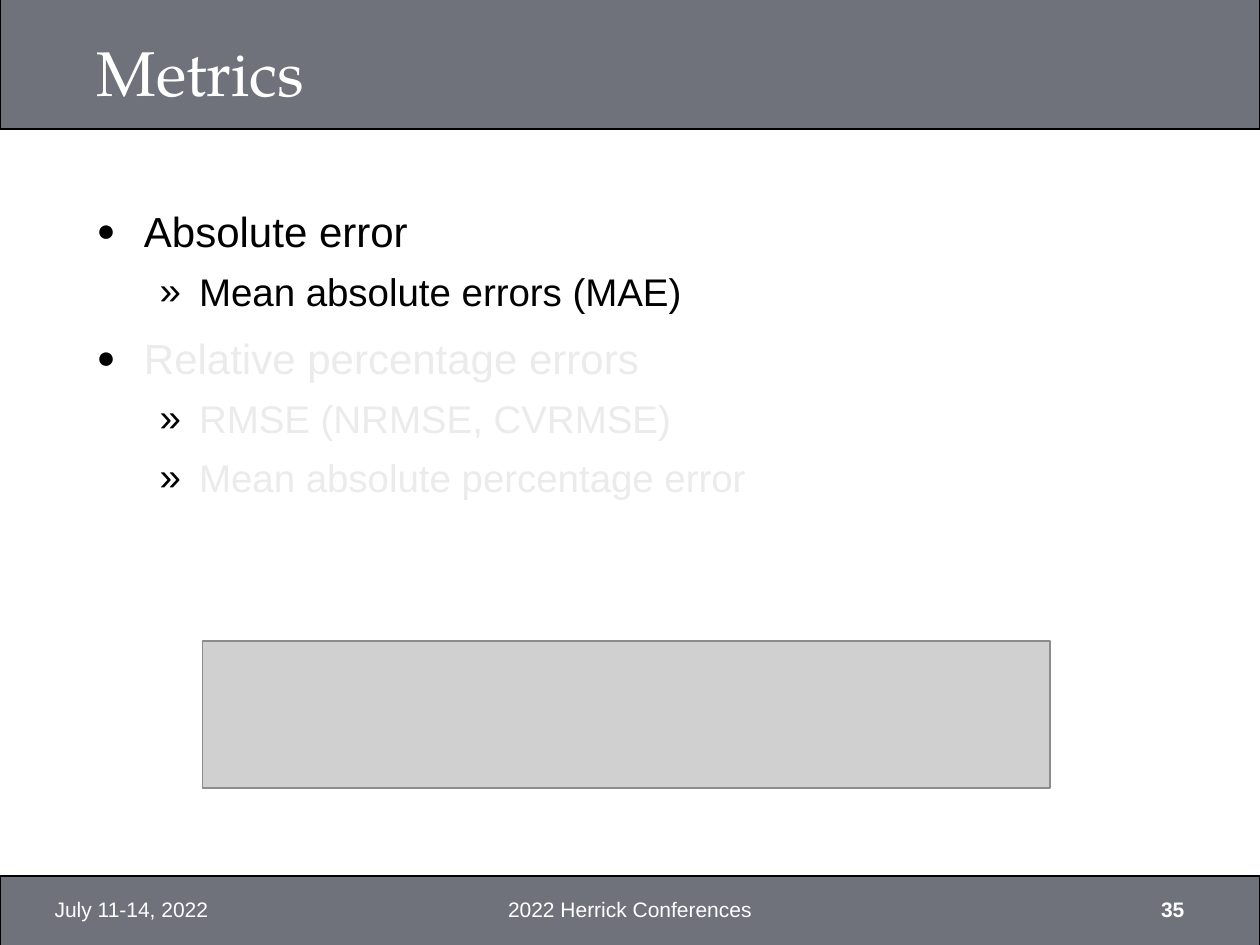
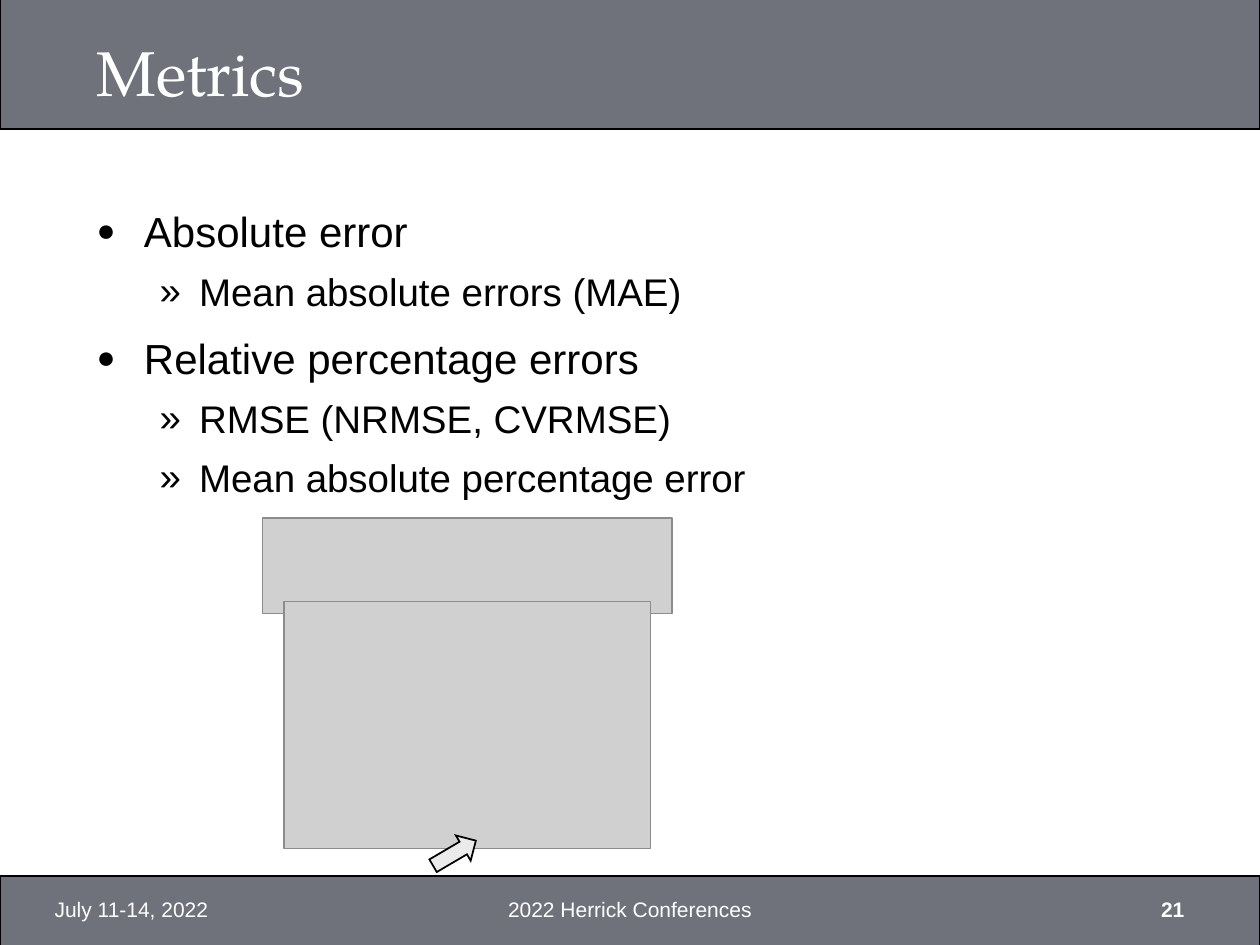
Before and after one commit to xixihaha1995/Hybrid_RC_GGMR, a slide deck: slide 21 of Final/TODO_Recordings.pptx (slide 35 before the commit). Drawn at 1260x945 pixels with LibreOffice and Linux fonts; fonts in the diff are those of the drawing; grey boxes stand for pictures; background and template pictures are left out. Boxes give left, top, right and bottom in pixels: in the first picture for what was removed or moved away, otherwise in the second. Text is boxed around its words. In the diff, an @@ line names an element or a change of style, - is before the commit and + after.

```diff
--- a/Final/TODO_Recordings.pptx
+++ b/Final/TODO_Recordings.pptx
@@ text at bbox=[144, 343, 745, 500]: text colour #EBEBEB to #000000 in "Relative percentage errors", "RMSE (NRMSE, CVRMSE)", "Mean absolute percentage error" @@
@@ picture added at bbox=[262, 518, 672, 614] @@
@@ picture added at bbox=[284, 601, 650, 848] @@
@@ picture removed at bbox=[203, 641, 1050, 789] @@
@@ right arrow added at bbox=[426, 829, 483, 879], fill #EBEBEB, outline #000000 1 pt @@
@@ page number at bbox=[1161, 902, 1184, 917]: text changed @@
-35
+21
```
Also in this commit, not shown: 19 other slides changed, 17 slides removed, 2 other files.
